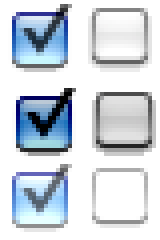
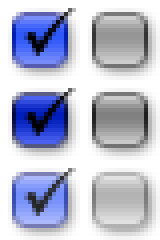
The second 160x240 image is a revision of the first. Changes to its layers:
added group "Norml-r" with 2 layers above "Normal-l" over [92, 12, 148, 68]
added layer "图层 2 副本 3" (36%) in group "Norml-r" over [92, 12, 148, 68]
added layer "图层 2 副本 2" in group "Norml-r" over [96, 16, 144, 64]
added group "Normal-l" with 3 layers above "Pressed-r" over [12, 8, 76, 68]
added layer "ü" (1st of 2, in "Normal-l") in group "Normal-l" over [24, 8, 76, 56]
added layer "图层 2 副本" (36%) in group "Normal-l" over [12, 12, 68, 68]
added layer "图层 2" in group "Normal-l" over [16, 16, 64, 64]
added group "Pressed-r" with 2 layers above "Pressed-l" over [92, 92, 148, 148]
added layer "图层 2 副本 7" (36%) in group "Pressed-r" over [92, 92, 148, 148]
added layer "图层 2 副本 6" in group "Pressed-r" over [96, 96, 144, 144]
added group "Pressed-l" with 3 layers above "Focus-r" over [12, 88, 76, 148]
added layer "ü 副本" in group "Pressed-l" over [24, 88, 76, 136]
added layer "图层 2 副本 5" (36%) in group "Pressed-l" over [12, 92, 68, 148]
added layer "图层 2 副本 4" in group "Pressed-l" over [16, 96, 64, 144]
added group "Focus-r" with 2 layers above "Focus-l" over [92, 172, 148, 228]
added layer "图层 2 副本 11" (36%) in group "Focus-r" over [92, 172, 148, 228]
added layer "图层 2 副本 10" in group "Focus-r" over [96, 176, 144, 224]
added group "Focus-l" with 3 layers above "图层 1" over [12, 168, 76, 228]
added layer "ü" (2nd of 2, in "Focus-l") in group "Focus-l" over [24, 168, 76, 216]
added layer "图层 2 副本 9" (36%) in group "Focus-l" over [12, 172, 68, 228]
added layer "图层 2 副本 8" in group "Focus-l" over [16, 176, 64, 224]
hid "图层 1" over [8, 4, 152, 76]
hid "Down" over [12, 88, 156, 160]
hid "Focus" over [8, 164, 152, 236]
